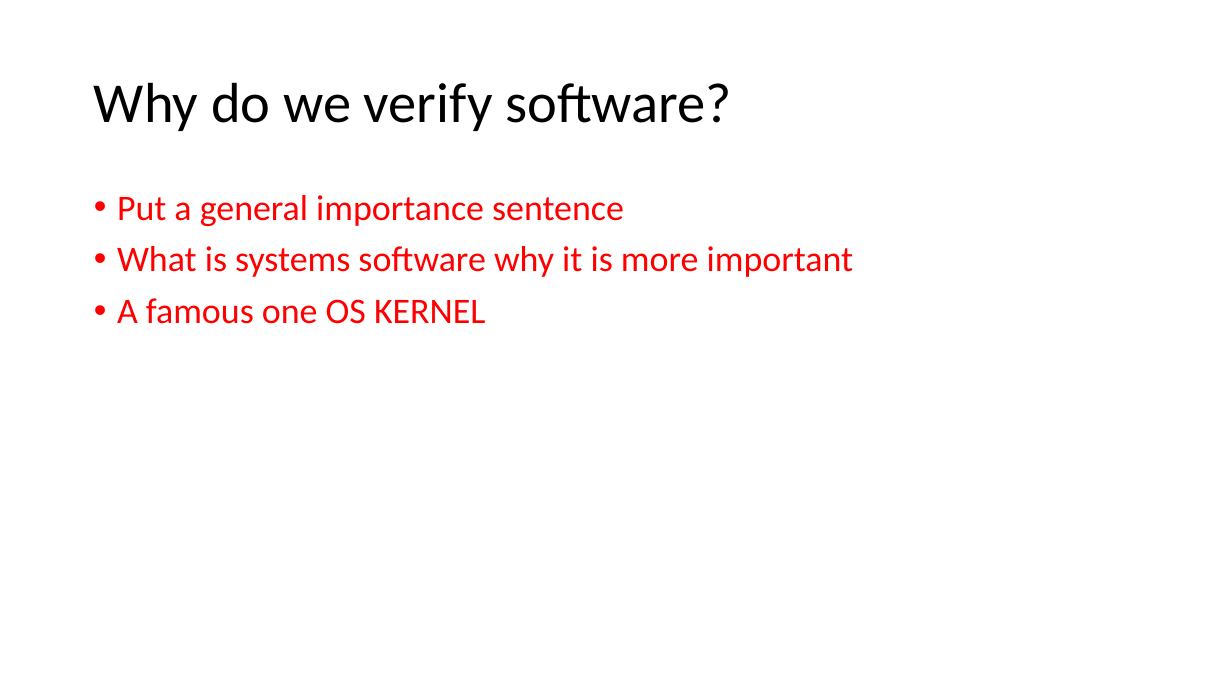
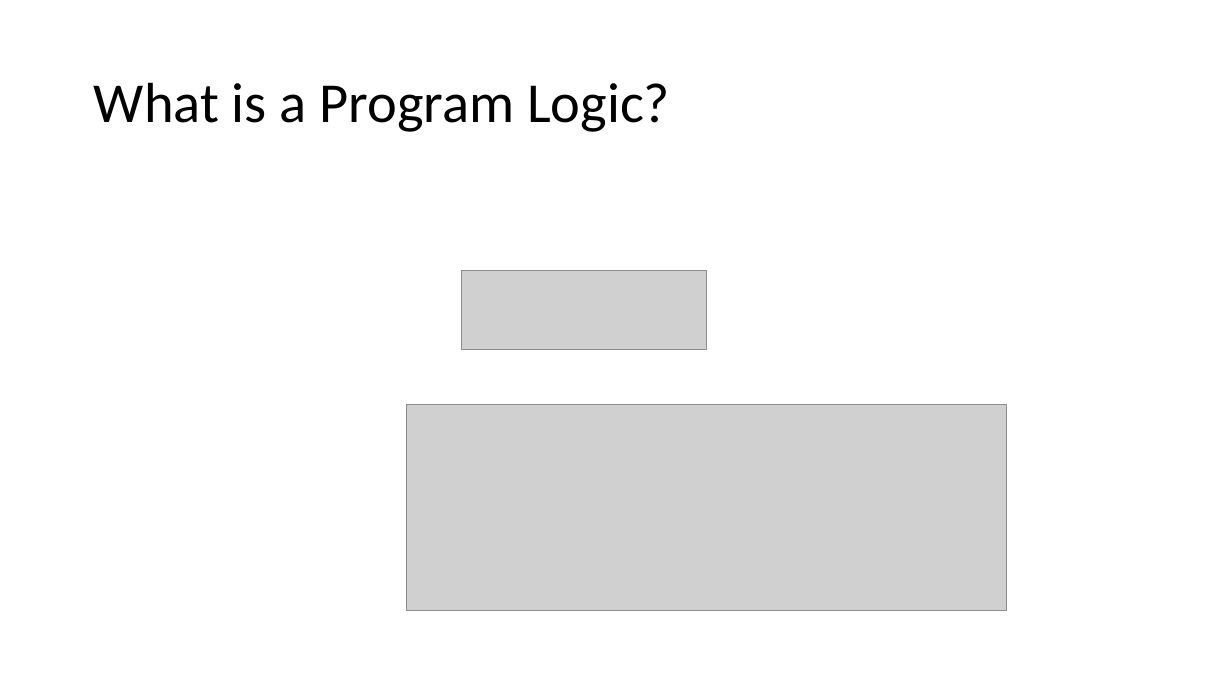
Before and after one commit to Contingent-Systems/modal_abstractions_presentations, a slide deck: slide 5 of thesis_proposal/proposal.pptx (slide 2 before the commit). Drawn at 1232x693 pixels with LibreOffice and Linux fonts; fonts in the diff are those of the drawing; grey boxes stand for pictures. Boxes give left, top, right and bottom in pixels: in the first picture for what was removed or moved away, otherwise in the second. Text is boxed around its words. In the diff, an @@ line names an element or a change of style, - is before the commit and + after.

```diff
--- a/thesis_proposal/proposal.pptx
+++ b/thesis_proposal/proposal.pptx
@@ title at box(94, 82, 670, 132): text changed @@
-Why do we verify software?
+What is a Program Logic?
@@ text removed at box(117, 195, 853, 324) @@
-• Put a general importance sentence
-• What is systems software why it is more important
-• A famous one OS KERNEL
@@ picture added at box(461, 271, 706, 349) @@
@@ picture added at box(407, 405, 1006, 611) @@
```
Also in this commit, not shown: 4 other slides changed, 18 slides added, 3 slides removed.
